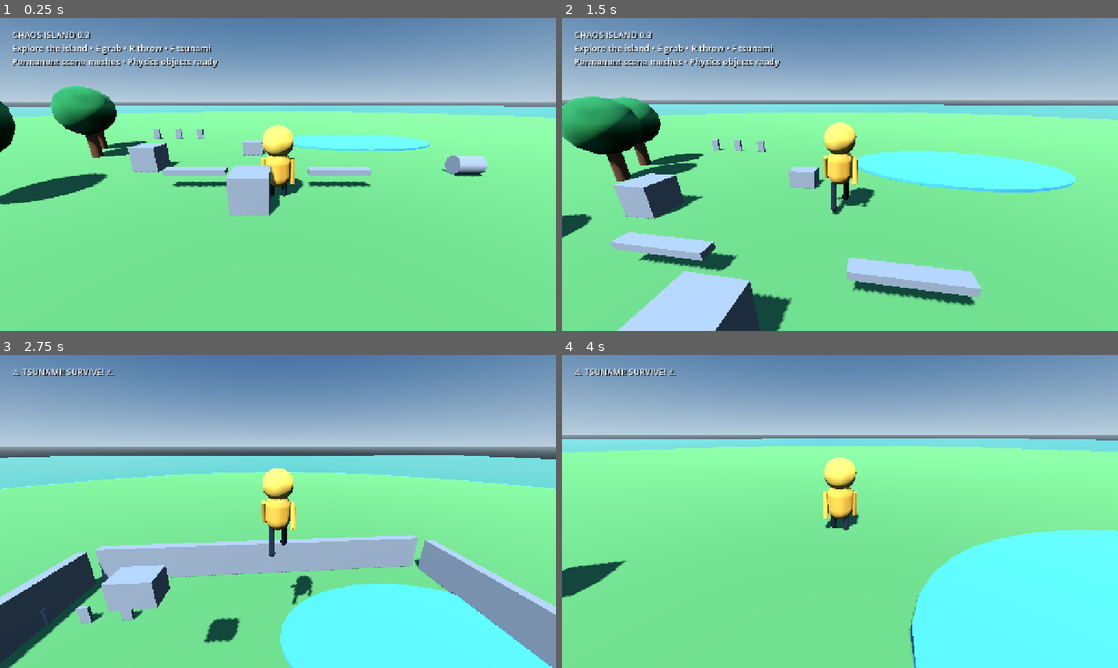
Above: before the commit, frames 1-4 (two rows, left to right).
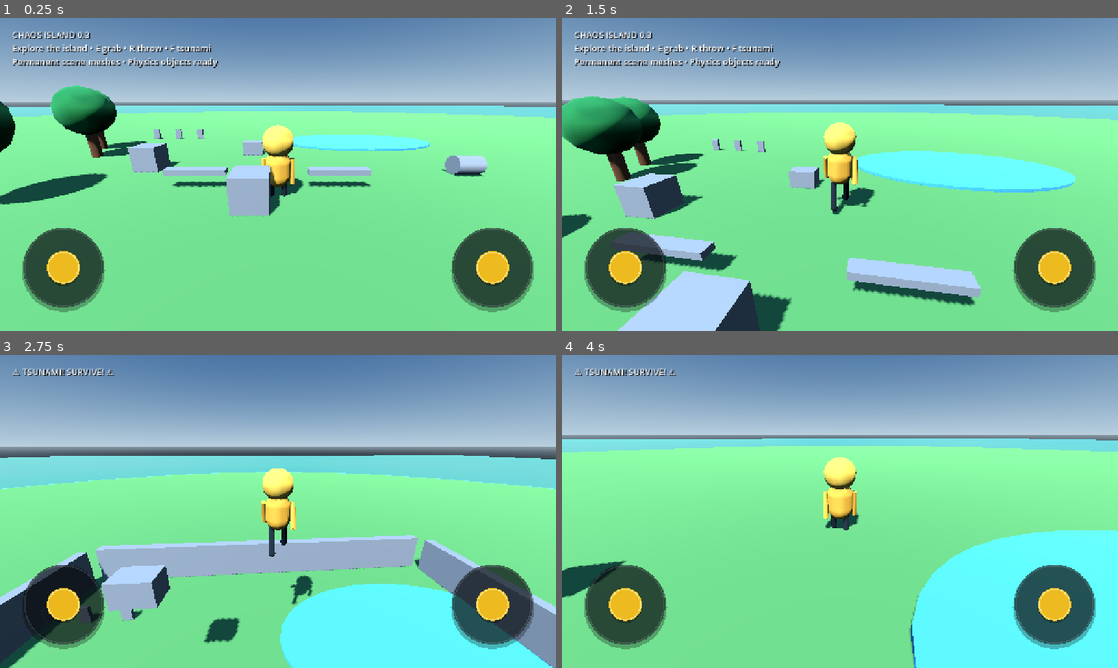
Above: after the commit, the same moments.

Repository: manojoffl-git/chaos-island-build
Game: Godot game, scene res://scenes/Main.tscn
Same seed, same stepped clock (60 frames per second), same inputs: the game is played once before the commit and once after it.
Inputs (mouse positions are in pixels of both pictures, inside the frame that each line leads up to):
- Up to frame 1 (0.25 s): no input
- Up to frame 2 (1.5 s): tap Enter at 0.5 s; move the mouse to (867, 174) at 0.52 s; hold W (move_forward) from 0.53 s (still down); tap E (grab) at 0.6 s; click (867, 174) at 0.67 s; tap Space (jump) at 0.77 s; move the mouse to (812, 174) at 1.27 s; tap R (throw) at 1.35 s
- Up to frame 3 (2.75 s): keep holding W (move_forward); tap Space (jump) at 1.52 s; move the mouse to (289, 505) at 2.02 s; tap F at 2.1 s
- Up to frame 4 (4 s): keep holding W (move_forward); move the mouse to (834, 517) at 2.77 s; tap E (grab) at 2.85 s; click (834, 517) at 2.92 s; tap Space (jump) at 3.02, 3.77 s; move the mouse to (878, 514) at 3.52 s; tap R (throw) at 3.6 s

The runs differ from the first frame. In frame 1, 6.3% of the frame differs, in the area x 4-96%, y 67-94%; in frame 2, 6.3%; in frame 3, 6.1%; in frame 4, 6.3%.

Commit message:
Add complete mobile control HUD to main scene

Diff:
--- a/scenes/Main.tscn
+++ b/scenes/Main.tscn
@@ -1,8 +1,9 @@
-[gd_scene load_steps=10 format=3]
+[gd_scene load_steps=11 format=3]
 
 [ext_resource path="res://scripts/main.gd" type="Script" id="1_main"]
 [ext_resource path="res://scenes/Player.tscn" type="PackedScene" id="2_player"]
 [ext_resource path="res://scenes/WorldObjects.tscn" type="PackedScene" id="3_world"]
+[ext_resource path="res://scenes/MobileControls.tscn" type="PackedScene" id="4_mobile"]
 
 [sub_resource type="ProceduralSkyMaterial" id="ProceduralSkyMaterial_main"]
 sky_top_color = Color(0.16, 0.28, 0.45, 1)
@@ -80,3 +81,4 @@
 theme_override_constants/shadow_offset_x = 2
 theme_override_constants/shadow_offset_y = 2
 theme_override_font_sizes/font_size = 20
+[node name="MobileControls" parent="." instance=ExtResource("4_mobile")]
